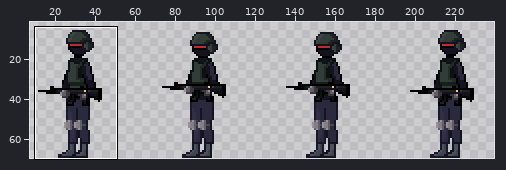
Sprite sheet, stored at Assets/Art/character animation/Soilder/Soilder-idel-L - Copy.png. The picture above shows the old version from afar; the outline marks the close-up.
Close-up. First the earlier version:
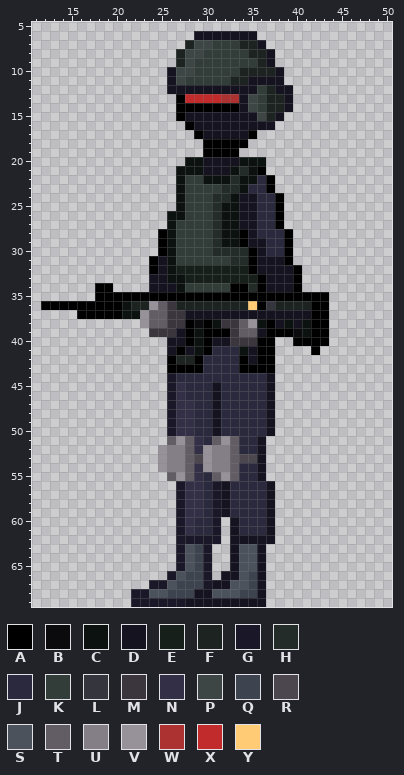
The file is 248x70 pixels. Colours within 5 levels of each other are drawn and written as one. Shown: x 11..50, y 5..69. The wide view leaves out empty margins. The commit also changed other parts of the picture, which this record leaves out.
Palette (. is transparent): A #000000  B #0b0b0d  C #0c120f  D #14131f  E #171f1b  F #1c2321  G #1a1828  H #232c28  J #2b293e  K #323c39  L #35353e  M #3b363e  N #322f46  P #3d4644  Q #3d444f  R #4c474f  S #4b525c  T #625c65  U #847e87  V #97929a  W #ac3232  X #c12b2b  Y #ffcb74
Pixels before (only the part around the change), first column x 11:
 5 ........................................
 6 ..................DDDDDDD...............
 7 .................FPPKKKFFD..............
 8 ................FPPKKKKKFFD.............
 9 ................FPKKKKKKKFD.............
10 ...............DPPKKKKKFFFFD............
11 ...............DPKKKKKFFDDDD............
12 ...............DDDDDDDDDDKFDD...........
13 ................AXXXXWWDPKFFD...........
14 ................AAAAAAADPKFFD...........
15 ................ADDDDDDDDPFD............
16 .................ADDDDDDDDD.............
17 ..................ADDDDDA...............
18 ...................AAAAA................
19 ...................AAAA.................
20 .................CCDDDDCCC..............
21 ................CCCDDDCHCA..............
22 ................CKKCCCHCCJA.............
23 ................CKKKKHHCJJA.............
24 ................CKKKHHCDDJJA............
25 ................CKKKHCCDDJJA............
26 ...............CCKKKHCCDDJJA............
27 ...............CKKKKHCCDDJJA............
28 ..............ACKKKKHCCADJJJA...........
29 ..............ACKKKKHCCADDJJA...........
30 ..............ACKKKKHHHHADJJA...........
31 .............ADCKKKKKKHHADDDA...........
32 .............ADCEEEEEEEEADDDDA..........
33 .............DDCCEEEEEEEEADDDA..........
34 .......AA....DDDCKKKKKAAHADDDA..........
35 .......AAAAAAAAAAAAAAAAAAAAAAAAAA.......
36 .AAAAAAAAACFFVTMFFFFFFFFYALFFFFAA.......
37 .....AAAAACCVTTMMDDDDDDDDDDDDDDAA.......
38 ............VTTMMABACMMTVCADCDCAA.......
39 .............MMMDACAAAMTTDAAABCAA.......
40 ...............DDACADDMMMAA..AAAA.......
41 ...............DADCAJJJCDAA....A........
42 ...............AFFAJJJJADAA.............
43 ...............AAAAJJJJAAAA.............
44 ...............GJJJJJJJJJJD.............
45 ...............GNJJJDJJJJJD.............
46 ...............GNJJJDJJJJJD.............
47 ...............GNNJJDJJJJJD.............
48 ...............GNNJJDJJJJJD.............
49 ...............GNNJJDJJJJJD.............
50 ...............GNNJJDJJJJJD.............
51 ...............TVTNJTVTJJD..............
52 ..............VUUTNVUUTJJD..............
53 ..............VUUTRVUUTRRD..............
54 ..............VUUTNVUUTJJD..............
55 ...............TVTNJTVTJJD..............
56 ................GNNJGDJJJJD.............
57 ................GNNJGDJJJJD.............
58 ................GNNJGDJJJJD.............
59 ................GNNJGDJJJJD.............
60 ................GNJJG.DJJJD.............
61 ................GNJJG.DJJJD.............
62 ................GGGGG.DDDDD.............
63 ................GSQG..DSSD..............
64 ................GSQG..DSSD..............
65 ................GSQG..DSSD..............
66 ...............GSQQG.DDSQD..............
67 .............GGSQQQGDDSSQD..............
68 ...........GGSSQQQDDSSSQQD..............
69 ...........GGGGGGDDDDDDDDD..............
After:
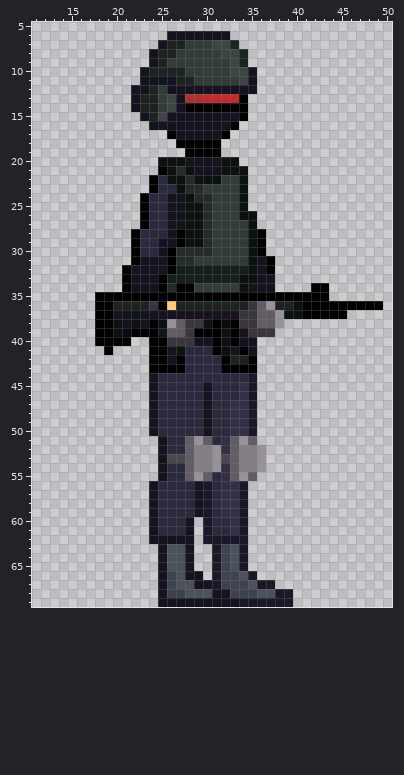
From old to new:
Changed rows in their new state; - is an unchanged pixel.
first column x 12:
 6 --------------DDD----...--------------
 7 -------------DFFKKKPPF...-------------
 8 ------------DFFKKK--PPF...------------
 9 ------------DFKKK----PF...------------
10 -----------DFFFFK----PPD...-----------
11 -----------DDD-FF----KP-...-----------
12 ----------DDFK----------....----------
13 ----------DFFKPDWW--XXA.....----------
14 ----------DFFKPD------A.....----------
15 -----------DFPDD------A....-----------
16 ------------DDDDD----A....------------
17 --------------ADDD--A...--------------
18 ---------------AAA--...---------------
19 ----------------AA--..----------------
20 -------------CCCDD--CC...-------------
21 -------------ACH-D--C-C..-------------
22 ------------AJC-HC--KK-...------------
23 ------------AJJ-HH--KK-...------------
24 -----------AJJDDCHHKKKC....-----------
25 -----------AJJDDCCHKKKC....-----------
26 -----------AJJDDCCHKKKCC...-----------
27 -----------AJJDDCCHKKKKC...-----------
28 ----------AJJJDACCHKKKKCA...----------
29 ----------AJJDDACCHKKKKCA...----------
30 ----------AJJDAHHHHKKKKCA...----------
31 ----------ADD-AHH----KKC-A..----------
32 ---------ADDD-A--------C-A...---------
33 ---------ADD-AEE------CCD-...---------
34 ------..-ADD-AHAA----KCDD-...-AA------
36 ......--FF--LAY--------MTV--CA--AAAAAA
37 ----..--DDDDDDDD------MMTTVCCA--AA----
38 ------AACDCDACVTMMCABAMMTTV.....------
39 ------AACBAAADTTMA--CADMMM......------
40 ------AAAA--AAMMMDDACADD..--....------
41 -------A----AA-CJJJACDA-..----.-------
42 ------------AADAJJ--AFFA..------------
43 ------------AA--JJ--AA--..------------
44 ------------DJJ--------G..------------
45 ------------DJJJ--DJ--NG..------------
46 ------------DJJJ--DJ--NG..------------
47 ------------DJJJJ-DJ-NNG..------------
48 ------------DJJJJ-DJ-NNG..------------
49 ------------DJJJJ-DJ-NNG..------------
50 ------------DJJJJ-DJ-NNG..------------
51 -------------DJJ-VTJN-VT.-------------
52 -------------DJJ-UUVN-UUV-------------
53 -------------DRR-UUVR-UUV-------------
54 -------------DJJ-UUVN-UUV-------------
55 -------------DJJ-VTJN-VT.-------------
56 ------------DJJJJDGJNNG...------------
57 ------------DJJJJDGJNNG...------------
58 ------------DJJJJDGJNNG...------------
59 ------------DJJJJDGJNNG...------------
60 ------------DJJJD.GJJNG...------------
61 ------------DJJJD.GJJNG...------------
62 ------------DDDDD.--GGG...------------
63 -------------DSSD..GQSG..-------------
64 -------------DSSD..GQSG..-------------
65 -------------DSSD..GQSG..-------------
66 -------------DQ-DD.GQQ-G.-------------
67 ------------.DQSSDDGQQQSGG------------
68 ----------...D--SSSDDQ--SSGG----------
69 ----------...DDD------GGGGGG----------
Changed places in both close-ups, as pixel boxes (x1, y1, x2, y2):
changed: (41, 31, 383, 607)
